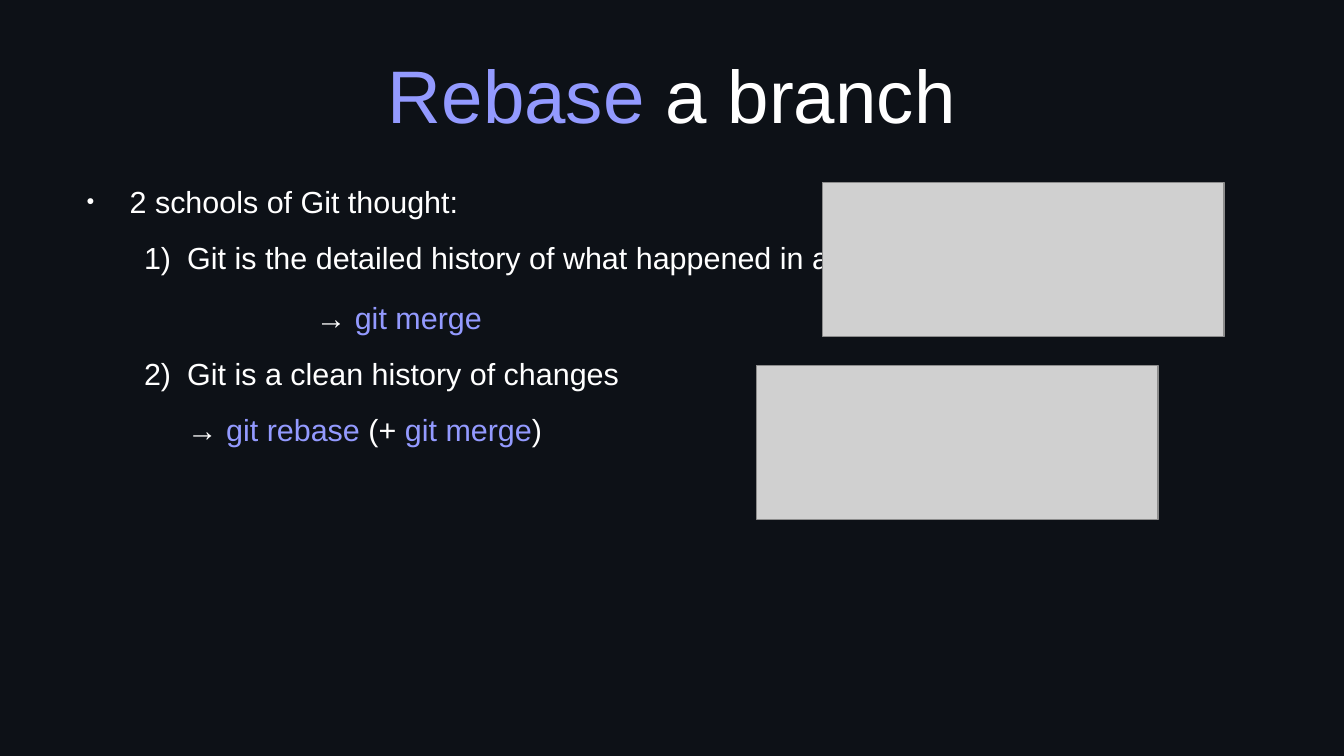
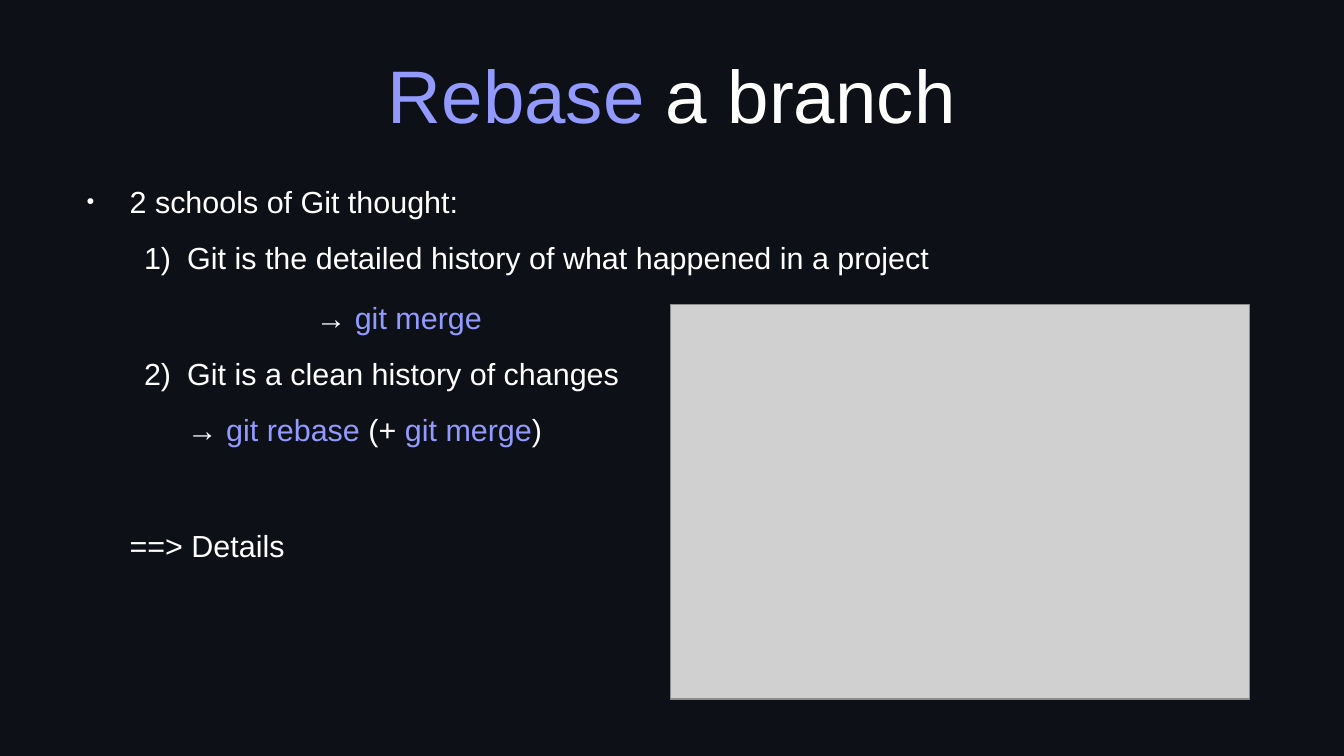
Before and after one commit to idf-io/Git-Github_Workshop, a slide deck: slide 28 of docs/presentation_day2_git-and-github.odp (slide 7 before the commit). Drawn at 1344x756 pixels with LibreOffice and Linux fonts; fonts in the diff are those of the drawing; grey boxes stand for pictures. Boxes give left, top, right and bottom in pixels: in the first picture for what was removed or moved away, otherwise in the second. Text is boxed around its words. In the diff, an @@ line names an element or a change of style, - is before the commit and + after.

```diff
--- a/docs/presentation_day2_git-and-github.odp
+++ b/docs/presentation_day2_git-and-github.odp
@@ picture removed at <box>823,183,1224,337</box> @@
@@ picture: place and size @@
-picture at <box>757,366,1159,520</box>
+picture at <box>671,305,1250,700</box>
@@ text at <box>191,535,284,558</box>: paragraph added @@
+==> Details
```
Also in this commit, not shown: 6 other slides changed, 19 slides added, 9 slides removed.
